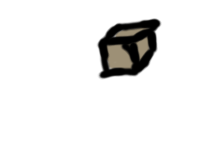
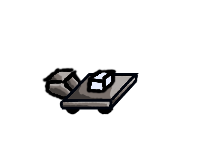
The second w=206, h=158 image is a revision of the first. Changes to its layers:
hid "Layer #8" over 96, 18, 162, 80
hid "Layer #9" over 101, 25, 153, 73
added layer "head" above "Floated Layer" over 86, 68, 117, 94
added layer "Floated Layer" above "wheels" over 59, 73, 139, 110
added layer "wheels" above "Floated Layer #1" over 64, 105, 114, 115
added layer "Floated Layer #1" above "Pasted Layer" over 42, 67, 90, 105
